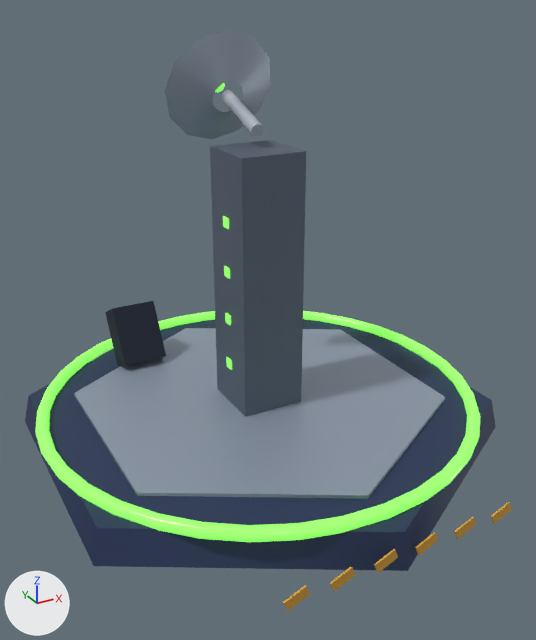
Two versions of the glTF model game/assets/maps/shared_controlpoint_held.glb, one commit apart.
The view is the same before and after, from a 50 mm camera at (-1.98, -3.72, 2.6) aimed at (-0.03, -0.18, 0.82). The lights are fixed; the arrows at lower left show +X, +Y and +Z. The first picture is the older version. Where no turn or scale is listed for an object, it has been applied to the vertices. Vertices at exactly the same position are counted once.

Objects in the first picture: 'cp_console-1', 'cp_dish_mast', 'cp_dish_plate', 'cp_pad', 'cp_pad_inlay', 'cp_pylon', 'cp_ring' and 11 more.
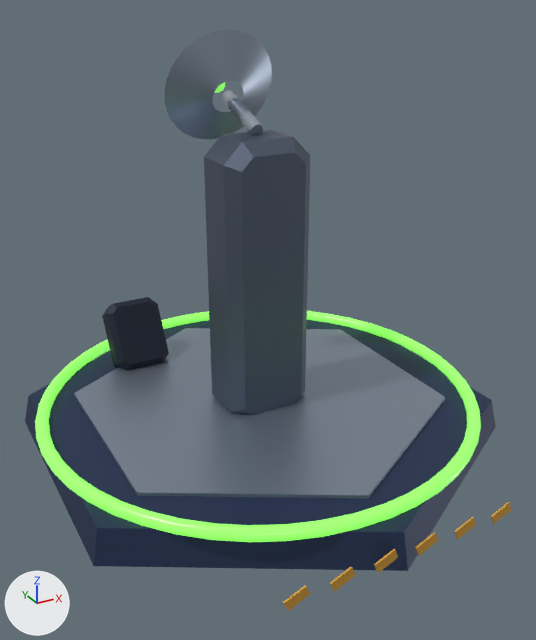
Edits to the scene script, one JSON object a line:
```json
{"op": "set", "path": "mat_steel_plate.metallic", "old": "0.34", "new": "0.8"}
{"block": "me_mesh_3", "where": "# used by ob_cp_pylon; location = (0.0, 0.0, 1.0)"}
{"op": "remove", "block": "me_mesh_3", "code": "me_mesh_3.from_pydata(...)  # 8 vertices, 12 faces; spans x -0.2..0.2, y -0.2..0.2, z -0.8..0.8"}
{"op": "add", "block": "me_mesh_3", "code": "me_mesh_3.from_pydata(...)  # 32 vertices, 60 faces; spans x -0.27..0.27, y -0.2..0.2, z -0.87..0.87"}
{"block": "me_mesh_3", "change": "me_mesh_3 part 1: the whole mesh is rebuilt"}
{"block": "me_mesh_12", "where": "# used by ob_cp_console_1; location = (-0.5, 0.9, 0.4)"}
{"op": "remove", "block": "me_mesh_12", "code": "me_mesh_12.from_pydata(...)  # 8 vertices, 12 faces; spans x -0.15..0.15, y -0.184..0.184, z -0.223..0.223"}
{"op": "add", "block": "me_mesh_12", "code": "me_mesh_12.from_pydata(...)  # 32 vertices, 60 faces; spans x -0.186..0.186, y -0.184..0.184, z -0.238..0.238"}
{"block": "me_mesh_12", "change": "me_mesh_12 part 2: 8 vertices removed from x -0.15..0.15, y -0.184..0.184, z -0.223..0.223; 32 vertices added at x -0.186..0.186, y -0.184..0.184, z -0.238..0.238"}
```

Changed parts and their boxes [x1, y1, x2, y2] in the pictures (536 x 640 px):
```json
{"object": "cp_pad_inlay", "change": "surface changed", "before": [74, 328, 445, 499], "after": [74, 328, 445, 499]}
{"object": "cp_pylon", "change": "reshaped", "before": [210, 140, 306, 417], "after": [204, 130, 310, 415], "on screen": "10% wider"}
{"object": "cp_console-1", "change": "reshaped", "before": [106, 301, 166, 367], "after": [102, 297, 169, 370], "on screen": "11% wider, 10% taller"}
```
